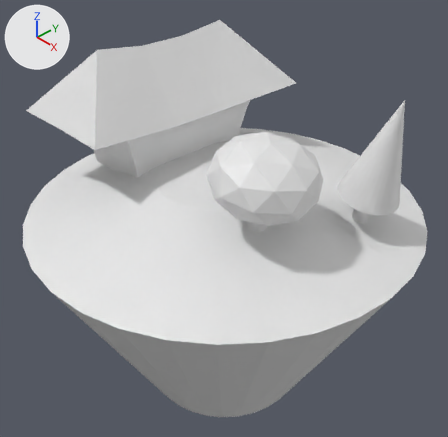
The Blender file low-poly-landscape.blend, before and after one commit.
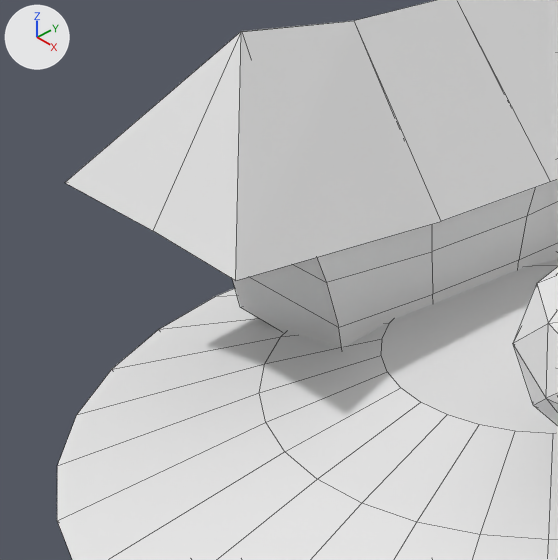
Each version is shown whole from a camera (50 mm lens) standing at (8.09, -7.64, 5.93) and looking at (-0.12, 0.09, -1.16), then close up on the part from 0% to 50% of the width and 9% to 60% of the height. Every picture has the same lights, and +X, +Y and +Z are marked at upper left. The close-ups show mesh edges as thin lines.

The older version as bpy lines, for what is in view:
```python
me_cube = bpy.data.meshes.new('Cube')
me_cube.from_pydata(...)  # 36 vertices, 35 faces; spans x -1.15..1.15, y -1.15..1.15, z -1.0..2.5
me_cube.materials.append(mat_material)  # white #e7e7e7
me_cube_001 = bpy.data.meshes.new('Cube.001')
me_cube_001.from_pydata(...)  # 10 vertices, 5 faces; spans x 0.0..1.58, y -1.67..1.79, z 0.54..2.51
me_cube_001.materials.append(mat_material)  # white #e7e7e7
# before: 1 (1.46, -1.67, 0.8) at pixel (235, 280), 2 (0.0, -1.01, 2.5) at pixel (241, 31), 4 (1.29, 0.38, 0.54) at pixel (550, 181), 5 (1.29, -0.38, 0.54) at pixel (441, 221), 6 (0.0, 0.33, 2.33)
# before: 7 (0.0, -0.33, 2.33) at pixel (354, 20), 8 (0.0, -1.63, 0.75) at pixel (152, 230)
me_cylinder = bpy.data.meshes.new('Cylinder')
me_cylinder.from_pydata(...)  # 128 vertices, 98 faces; spans x -1.1..1.1, y -1.1..1.1, z 0.05..1.17
ob_cube = bpy.data.objects.new('Cube', me_cube)
ob_cube.location = (-2.018, 0.166, 0.464)
ob_cube.scale = (0.857, 1.57, 0.765)
ob_cube_001 = bpy.data.objects.new('Cube.001', me_cube_001)
ob_cube_001.location = (-2.018, 0.166, 0.464)
ob_cube_001.scale = (0.857, 1.57, 0.765)
_m = ob_cube_001.modifiers.new('Mirror', 'MIRROR')
_m.use_clip = True
ob_cylinder = bpy.data.objects.new('Cylinder', me_cylinder)
ob_cylinder.location = (0.0, 0.0, -5.408)
ob_cylinder.scale = (3.72, 3.72, 4.62)
# also in view: 'Icosphere' at (1.85, -0.8, 0.94)
```
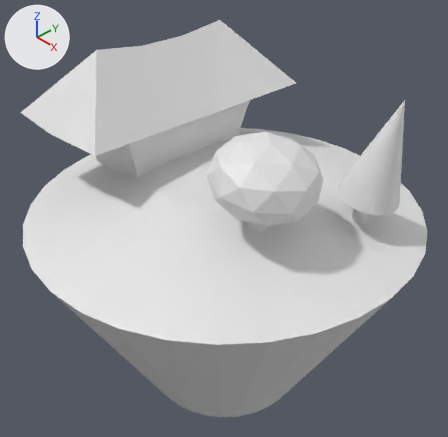
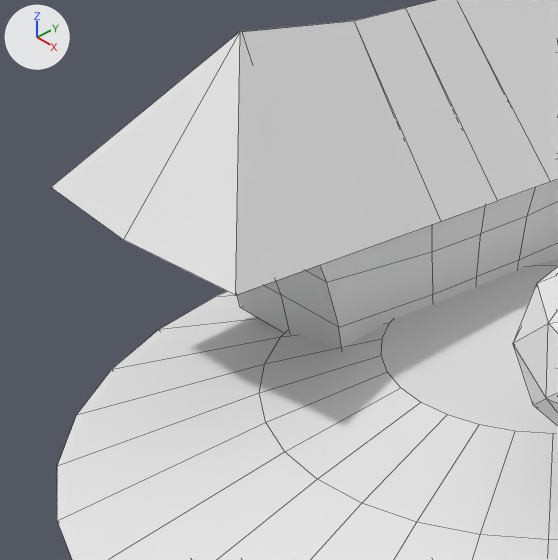
Where the change shows, as pixel boxes (x1, y1, x2, y2) in the close-ups (558 x 560 px):
'Cube.001', reshaped, modifiers changed: before (65, 0, 558, 280); after (51, 0, 558, 295)
part 1 of me_cube_001, cut back: before (65, 0, 501, 280); after (355, 0, 501, 220)

Edits to the bpy script that builds the scene:
```text
Change me_cube_001:
    where me_cube_001.from_pydata(...)  # 10 vertices, 5 faces; spans x 0.0..1.58, y -1.67..1.79, z 0.54..2.51
    used by ob_cube_001; location = (-2.018, 0.166, 0.464); scale = (0.857, 1.57, 0.765)
    verts and faces of me_cube_001; kept vertices keep their numbers, new ones are numbered from 10
    me_cube_001 part 1
    add delete_vertices([1, 2, 5, 7, 8])  # with the faces that use them
    add verts[10] = (1.29, 0.0, 0.54)  # pixel (497, 200)
    add verts[11] = (0.0, 0.0, 2.33)  # pixel (405, 7)
    add faces += [(4, 6, 11, 10)]
Change ob_cube_001:
    remove _m = ob_cube_001.modifiers.new('Mirror', 'MIRROR')
    add _m = ob_cube_001.modifiers.new('Mirror.001', 'MIRROR')
    add _m.use_axis = (True, True, False)
```
